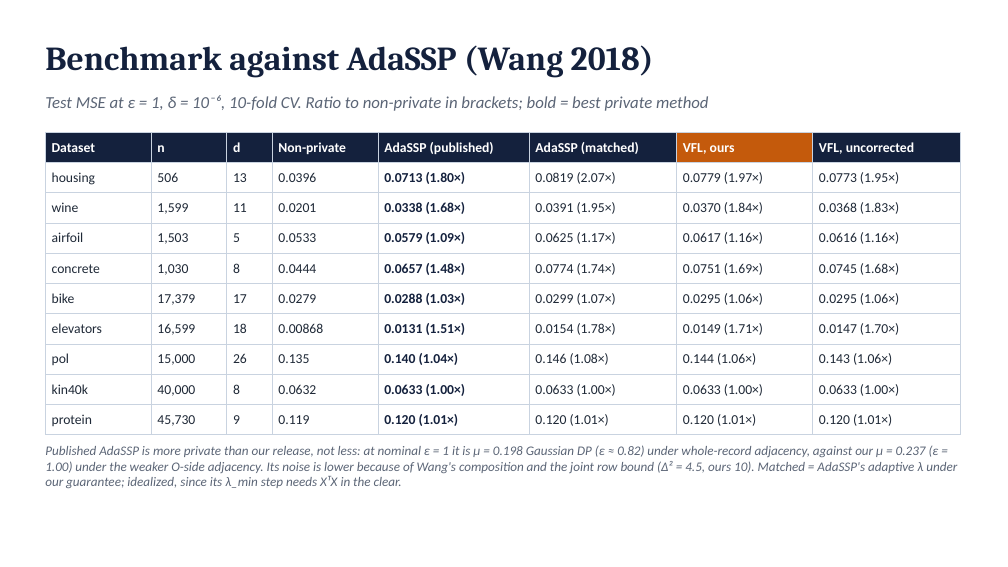
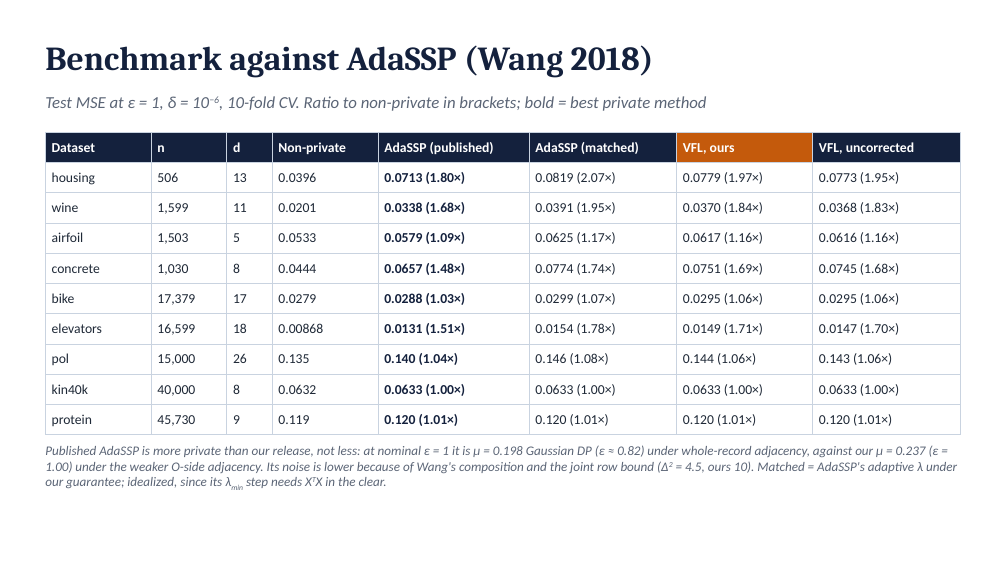
Before and after one commit to shukabh/VerticalFederatedRegression, a slide deck: slide 27 of slides/vfl_scenarioB_deck.pptx. Drawn at 1008x567 pixels with LibreOffice and Linux fonts; fonts in the diff are those of the drawing. Boxes give left, top, right and bottom in pixels: in the first picture for what was removed or moved away, otherwise in the second. Text is boxed around its words. In the diff, an @@ line names an element or a change of style, - is before the commit and + after.

```diff
--- a/slides/vfl_scenarioB_deck.pptx
+++ b/slides/vfl_scenarioB_deck.pptx
@@ text at box(45, 96, 707, 111): text changed @@
-Test MSE at ε = 1, δ = 10⁻⁶, 10-fold CV. Ratio to non-private in brackets; bold = best private method
+Test MSE at ε = 1, δ = 10−6, 10-fold CV. Ratio to non-private in brackets; bold = best private method
@@ text at box(45, 445, 957, 488): text changed @@
-Published AdaSSP is more private than our release, not less: at nominal ε = 1 it is μ = 0.198 Gaussian DP (ε ≈ 0.82) under whole-record adjacency, against our μ = 0.237 (ε = 1.00) under the weaker O-side adjacency. Its noise is lower because of Wang's composition and the joint row bound (Δ² = 4.5, ours 10). Matched = AdaSSP's adaptive λ under our guarantee; idealized, since its λ_min step needs XᵀX in the clear.
+Published AdaSSP is more private than our release, not less: at nominal ε = 1 it is μ = 0.198 Gaussian DP (ε ≈ 0.82) under whole-record adjacency, against our μ = 0.237 (ε = 1.00) under the weaker O-side adjacency. Its noise is lower because of Wang's composition and the joint row bound (Δ2 = 4.5, ours 10). Matched = AdaSSP's adaptive λ under our guarantee; idealized, since its λmin step needs XTX in the clear.
```
Also in this commit, not shown: 25 other slides changed, 21 other files.
